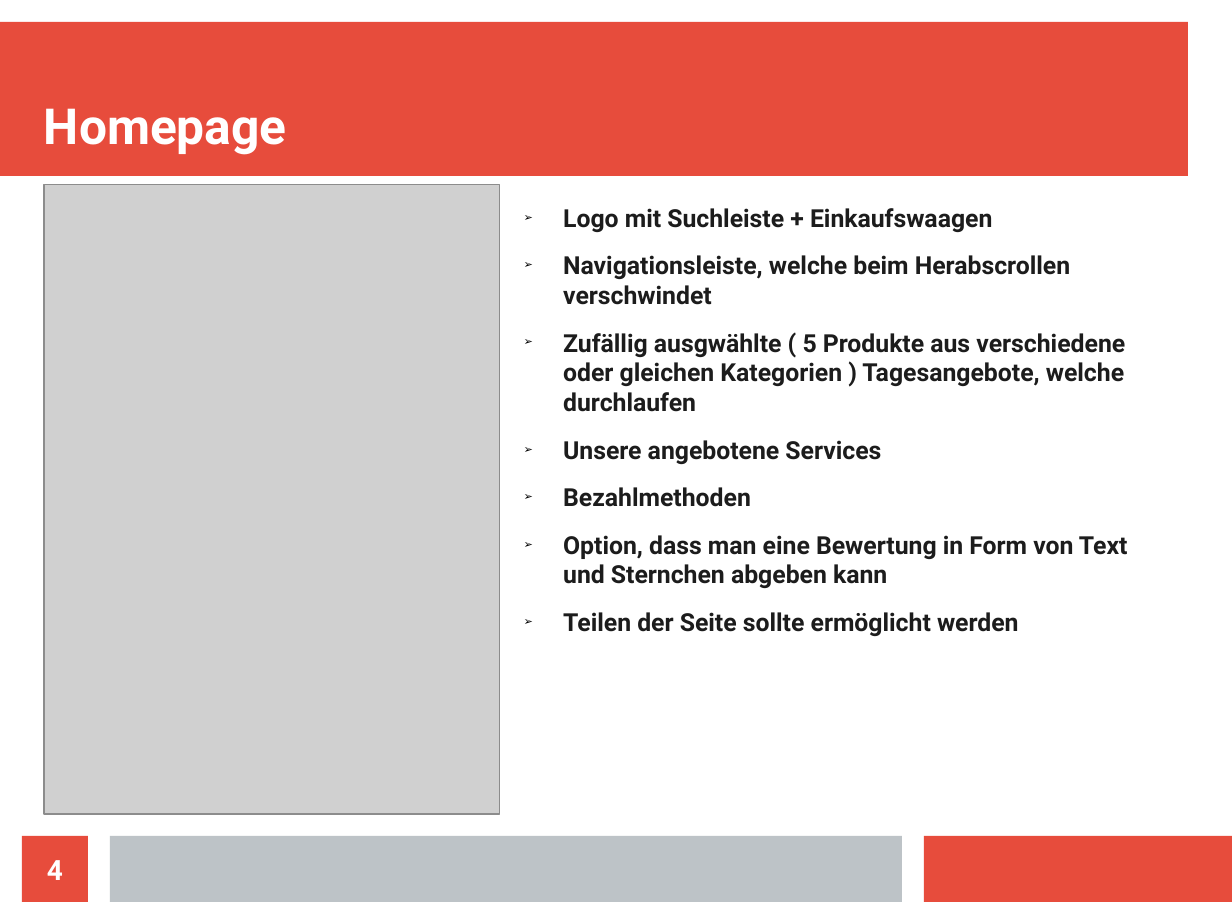
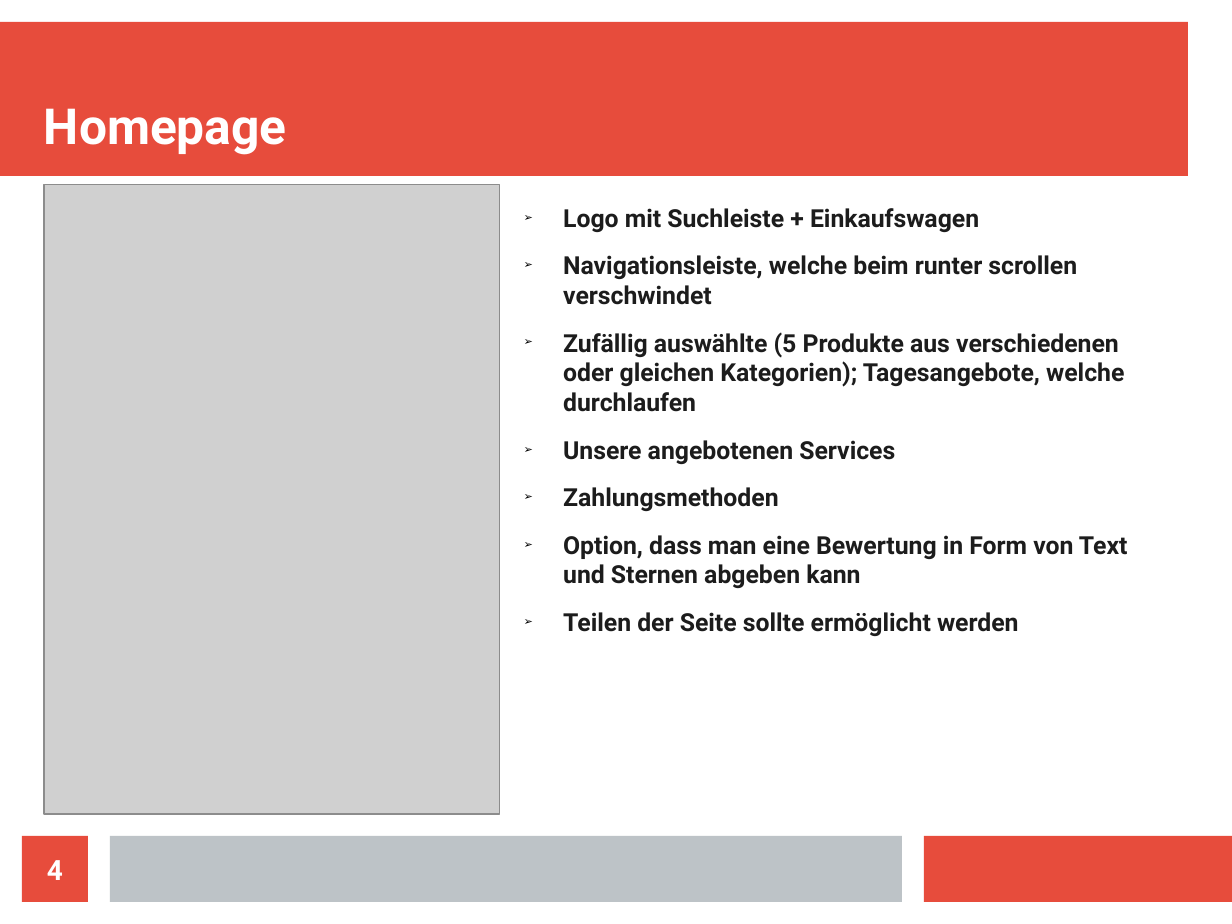
Before and after one commit to ts311/WebAnw2, a slide deck: slide 4 of Presentation/presentatiion.odp. Drawn at 1232x924 pixels with LibreOffice and Linux fonts; fonts in the diff are those of the drawing; grey boxes stand for pictures. Boxes give left, top, right and bottom in pixels: in the first picture for what was removed or moved away, otherwise in the second. Text is boxed around its words. In the diff, an @@ line names an element or a change of style, - is before the commit and + after.

Commit message:
fixed typos

```diff
--- a/Presentation/presentatiion.odp
+++ b/Presentation/presentatiion.odp
@@ text at (563,255,1128,588): text changed @@
-➢ Logo mit Suchleiste + Einkaufswaagen
-➢ Navigationsleiste, welche beim Herabscrollen verschwindet
-➢ Zufällig ausgwählte ( 5 Produkte aus verschiedene oder gleichen Kategorien ) Tagesangebote, welche durchlaufen
-➢ Unsere angebotene Services
-➢ Bezahlmethoden
-➢ Option, dass man eine Bewertung in Form von Text und Sternchen abgeben kann
+➢ Logo mit Suchleiste + Einkaufswagen
+➢ Navigationsleiste, welche beim runter scrollen verschwindet
+➢ Zufällig auswählte (5 Produkte aus verschiedenen oder gleichen Kategorien); Tagesangebote, welche durchlaufen
+➢ Unsere angebotenen Services
+➢ Zahlungsmethoden
+➢ Option, dass man eine Bewertung in Form von Text und Sternen abgeben kann
```
Also in this commit, not shown: 4 other slides changed.
